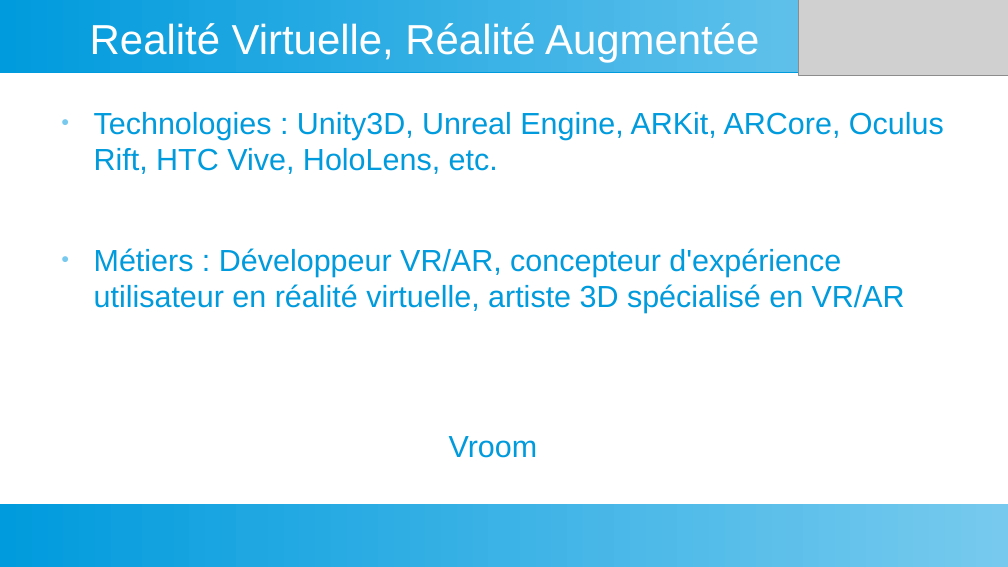
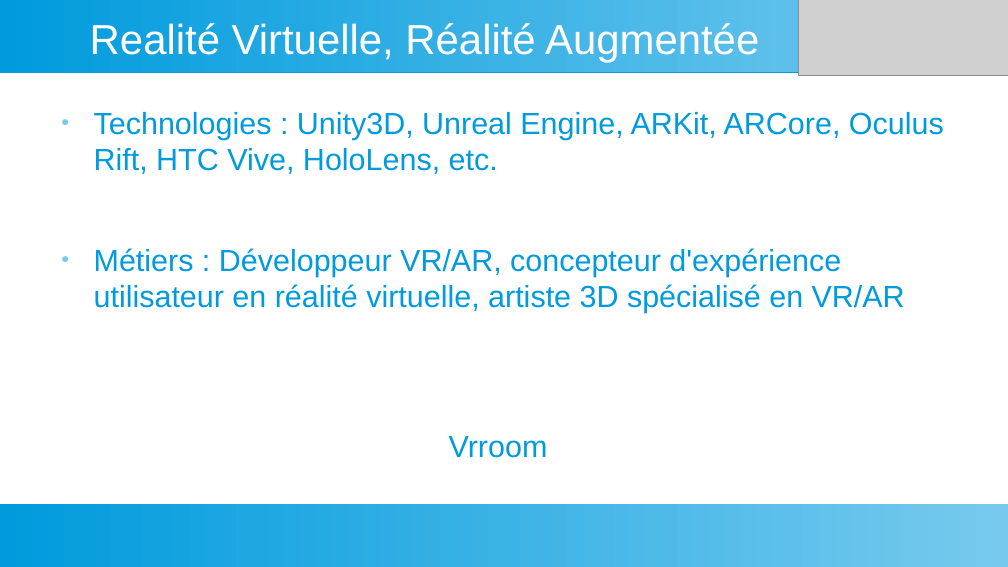
Before and after one commit to dansylvain/market_study_pres00, a slide deck: slide 14 of presentation specialisation pro.odp (slide 13 before the commit). Drawn at 1008x567 pixels with LibreOffice and Linux fonts; fonts in the diff are those of the drawing; grey boxes stand for pictures. Boxes give left, top, right and bottom in pixels: in the first picture for what was removed or moved away, otherwise in the second. Text is boxed around its words. In the diff, an @@ line names an element or a change of style, - is before the commit and + after.

```diff
--- a/presentation specialisation pro.odp
+++ b/presentation specialisation pro.odp
@@ text at bbox=[449, 436, 548, 458]: text changed @@
-Vroom
+Vrroom
```
Also in this commit, not shown: 3 other slides changed, 4 slides added, 1 slide removed, 1 other file.
